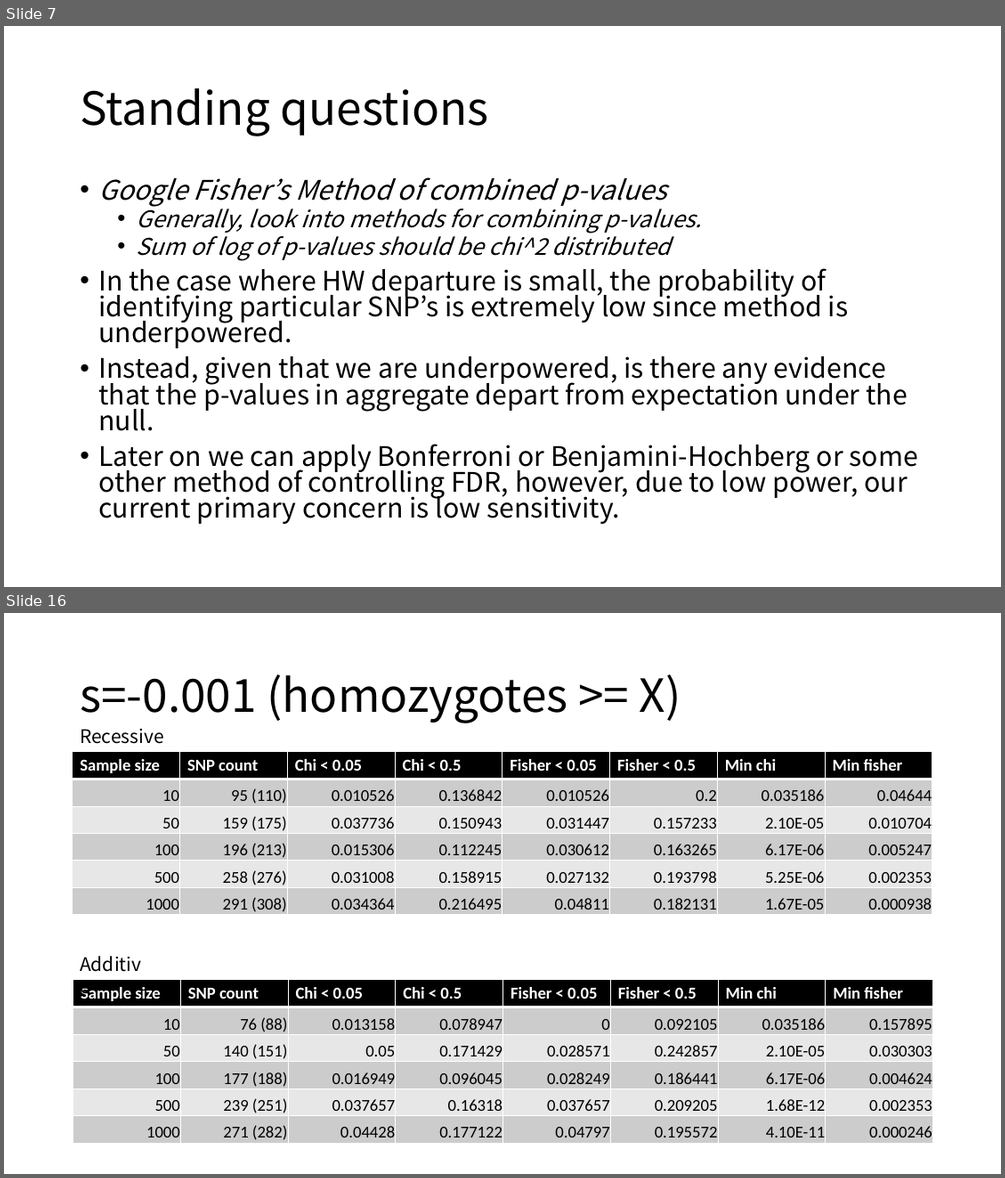
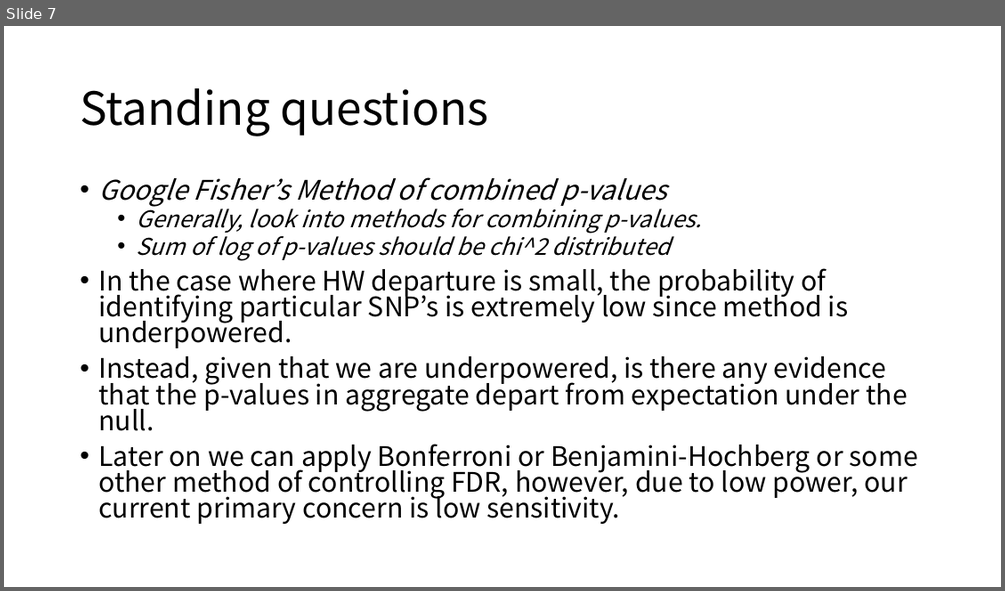
Before and after one commit to jon-mah/RDM_HW, a slide deck: Summary/20201202_RDM_HW_rotation_update.pptx. Shown one above the other, each under a label of ours: slides 7 and 16 before the commit, slide 7 after it; the slides between them are not shown. The pictures are 1005x1178 and 1005x591 pixels, drawn with LibreOffice and Linux fonts; fonts in the diff are those of the drawing. Boxes give left, top, right and bottom in pixels: in the first picture for what was removed or moved away, otherwise in the second. Text is boxed around its words. In the diff, an @@ line names an element or a change of style, - is before the commit and + after.

```diff
--- a/Summary/20201202_RDM_HW_rotation_update.pptx
+++ b/Summary/20201202_RDM_HW_rotation_update.pptx
@@ slide 16 removed at box(4, 613, 1001, 1174), background #FFFFFF @@
@@ title removed at box(80, 674, 681, 723) @@
-s=-0.001 (homozygotes >= X)
@@ text removed at box(80, 729, 163, 744) @@
-Recessive
@@ table removed at box(73, 751, 934, 918), 6 rows, 8 columns @@
-Sample size | SNP count | Chi < 0.05 | Chi < 0.5 | Fisher < 0.05 | Fisher < 0.5 | Min chi | Min fisher
-10 | 95 (110) | 0.010526 | 0.136842 | 0.010526 | 0.2 | 0.035186 | 0.04644
-50 | 159 (175) | 0.037736 | 0.150943 | 0.031447 | 0.157233 | 2.10E-05 | 0.010704
-100 | 196 (213) | 0.015306 | 0.112245 | 0.030612 | 0.163265 | 6.17E-06 | 0.005247
-500 | 258 (276) | 0.031008 | 0.158915 | 0.027132 | 0.193798 | 5.25E-06 | 0.002353
-1000 | 291 (308) | 0.034364 | 0.216495 | 0.04811 | 0.182131 | 1.67E-05 | 0.000938
@@ text removed at box(73, 949, 158, 979) @@
-Additive
@@ table removed at box(73, 980, 935, 1143), 6 rows, 8 columns @@
-Sample size | SNP count | Chi < 0.05 | Chi < 0.5 | Fisher < 0.05 | Fisher < 0.5 | Min chi | Min fisher
-10 | 76 (88) | 0.013158 | 0.078947 | 0 | 0.092105 | 0.035186 | 0.157895
-50 | 140 (151) | 0.05 | 0.171429 | 0.028571 | 0.242857 | 2.10E-05 | 0.030303
-100 | 177 (188) | 0.016949 | 0.096045 | 0.028249 | 0.186441 | 6.17E-06 | 0.004624
-500 | 239 (251) | 0.037657 | 0.16318 | 0.037657 | 0.209205 | 1.68E-12 | 0.002353
-1000 | 271 (282) | 0.04428 | 0.177122 | 0.04797 | 0.195572 | 4.10E-11 | 0.000246
```
Also in this commit, not shown: 1 slide changed, 10 other slides removed, 19 other files.
